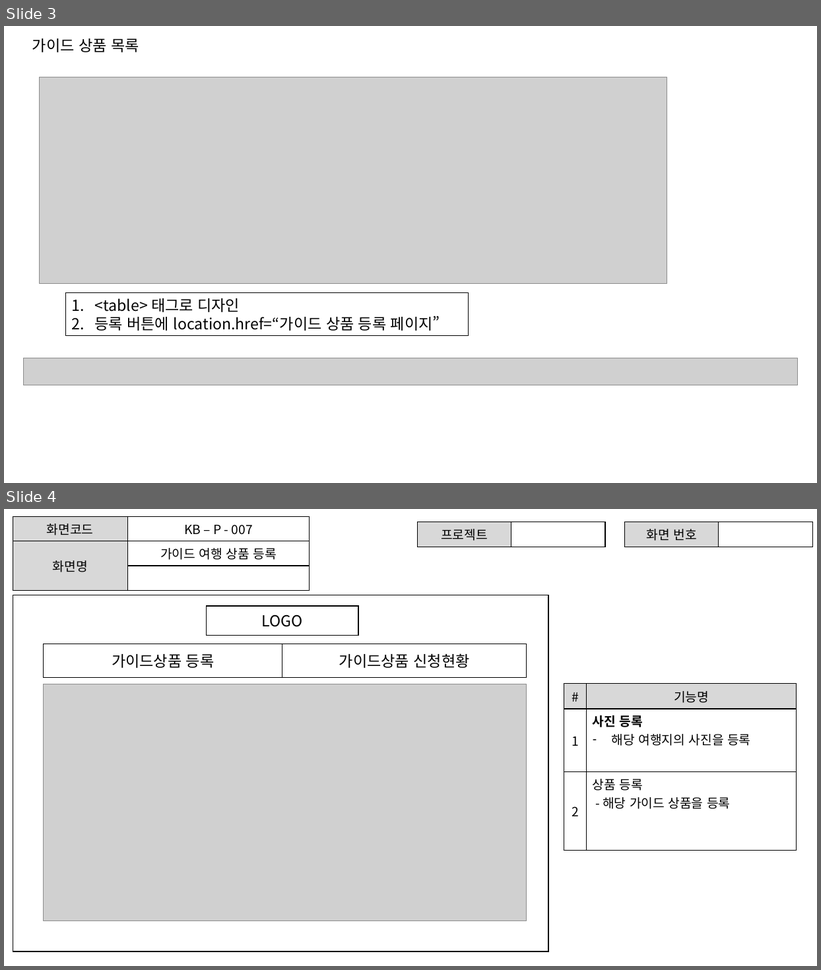
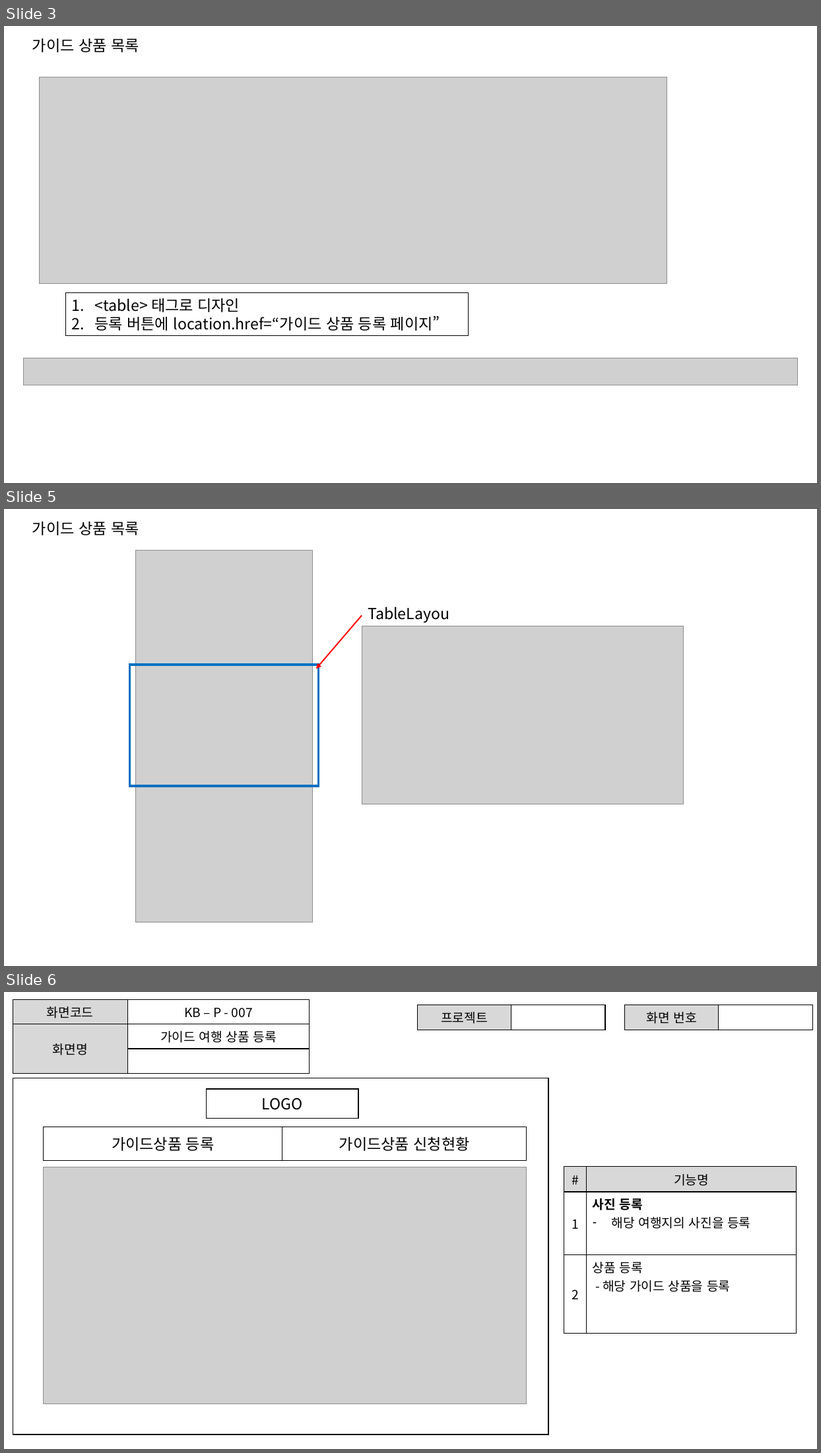
Before and after one commit to ezenteam2/TripMate, a slide deck: 0130기범.pptx. Shown one above the other, each under a label of ours: slides 3 and 4 before the commit, slides 3, 5 and 6 after it; the slides between them are not shown. The pictures are 821x970 and 821x1453 pixels, drawn with LibreOffice and Linux fonts; fonts in the diff are those of the drawing; grey boxes stand for pictures. Boxes give left, top, right and bottom in pixels: in the first picture for what was removed or moved away, otherwise in the second. Text is boxed around its words. In the diff, an @@ line names an element or a change of style, - is before the commit and + after.

```diff
--- a/0130기범.pptx
+++ b/0130기범.pptx
@@ slide 5 added at box(4, 509, 817, 966), background #FFFFFF @@
@@ text added at box(32, 522, 139, 535), 18 pt, text #000000 @@
+가이드 상품 목록
@@ picture added at box(136, 550, 313, 923) @@
@@ text added at box(362, 601, 457, 626), 18 pt, text #000000 @@
+TableLayout
@@ arrow added from (362, 616) to (316, 669), #FF0000 1.5 pt @@
@@ picture added at box(362, 626, 684, 805) @@
@@ rectangle added at box(129, 665, 319, 787), outline #0070C0 2.5 pt @@
@@ what was slide 4 is now slide 6 @@
```
Also in this commit, not shown: 7 other slides added.
